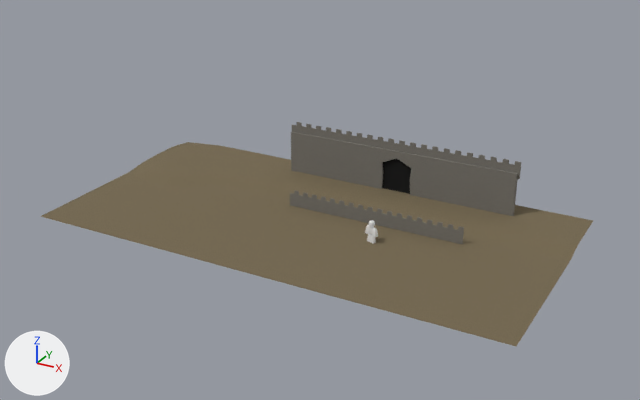
The glTF model static/models/Arena.gltf as it was, and as the next commit left it.
Rendered twice from a camera (50 mm lens) standing at (113.7, -194.6, 108.4) and looking at (2.1, 8.3, 6.9). Every picture has the same lights, and +X, +Y and +Z are marked at lower left. The picture after the commit comes second. Where no turn or scale is listed for an object, it has been applied to the vertices.

Before the edit, the objects in view are built like this:
```python
me_cube = bpy.data.meshes.new('Cube')
me_cube.from_pydata(...)  # 364 vertices, 744 faces; spans x -4.6..50.1, y -0.1..0.1, z -3.4..1.8
me_cube.materials.append(mat_material)  # picture img_stone
me_cube_005 = bpy.data.meshes.new('Cube.005')
me_cube_005.from_pydata(...)  # 424 vertices, 868 faces; spans x -5.3..69.4, y -0.1..0.1, z -3.4..1.8
me_cube_005.materials.append(mat_material_005)  # picture img_stone
me_plane = bpy.data.meshes.new('Plane')
me_plane.from_pydata(...)  # 4225 vertices, 8192 faces; spans x -71.3..71.3, y -35.9..35.9, z 0.0..1.4
me_plane.materials.append(mat_material_003)  # picture img_grass
ob_cube = bpy.data.objects.new('Cube', me_cube)
ob_cube.location = (-7.0, 14.4, 3.5)
ob_cube_002 = bpy.data.objects.new('Cube.002', me_cube_005)
ob_cube_002.location = (-18.4, 36.6, 16.2)
ob_plane = bpy.data.objects.new('Plane', me_plane)
ob_plane.location = (0.0, 8.3, 0.0)
# also in view: 'Plane.001' at (12.9, 36.7, 7.2); 'Cube.001' at (13.3, 36.5, 7.5)
```
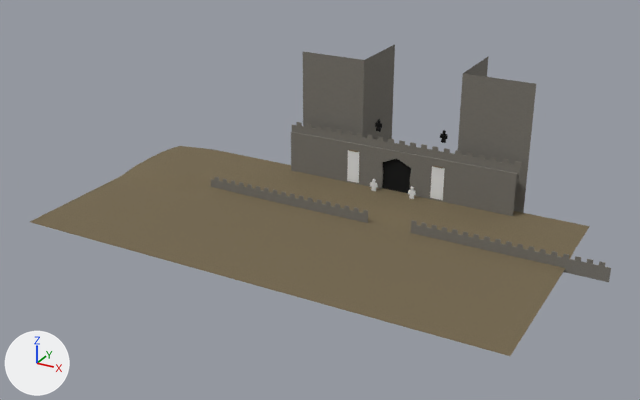
Location of each change, [x1, y1, x2, y2] in pixels of the pictures (640 x 400 px):
'Plane', moved: before [40, 142, 593, 346]; after [30, 146, 590, 356]
'Cube.004', added: after [303, 45, 395, 142]
'Cube.005', added: after [458, 57, 536, 213]
'Cube.006', added: after [411, 220, 611, 282]
'Banner_2.002', added: after [430, 166, 445, 200]
'Banner_2.001', added: after [347, 150, 359, 183]
'left_leg.002', added: after [440, 130, 448, 143]
'left_leg.003', added: after [375, 119, 382, 132]

Diff of the bpy script that builds the scene:
```diff
--- a/static/models/Arena.gltf.py
+++ b/static/models/Arena.gltf.py
@@ mat_material_032 @@
+mat_material_032 = principled_material('Material.032')
+mat_material_032.base_color = (0.8, 0.8, 0.8)  # white #e7e7e7
+mat_material_032.roughness = 1.0
@@ mat_material_031 @@
+mat_material_031 = principled_material('Material.031')
+mat_material_031.base_color = (0.8, 0.8, 0.8)  # white #e7e7e7
+mat_material_031.roughness = 1.0
@@ mat_material_030 @@
+mat_material_030 = principled_material('Material.030')
+mat_material_030.base_color = (0.0, 0.0, 0.0)  # black #000000
+mat_material_030.roughness = 1.0
@@ mat_material_029 @@
+mat_material_029 = principled_material('Material.029')
+mat_material_029.base_color = (0.0, 0.0, 0.0)  # black #000000
+mat_material_029.roughness = 1.0
@@ mat_material_015 @@
+mat_material_015 = principled_material('Material.015')
+mat_material_015.texture = img_stone
+mat_material_015.roughness = 1.0
@@ mat_material_014 @@
+mat_material_014 = principled_material('Material.014')
+mat_material_014.texture = img_stone
+mat_material_014.roughness = 1.0
@@ me_plane_006 @@
+me_plane_006.from_pydata([(-2.0, 0.0, 5.13), (2.0, 0.0, 5.13), (-2.0, 0.0, -5.13), (2.0, 0.0, -5.13)], [], [(0, 1, 3), (0, 3, 2)])
+me_plane_006.materials.append(mat_material_032)  # its picture is missing
@@ me_plane_005 @@
+me_plane_005.from_pydata([(-2.0, 0.0, 5.13), (2.0, 0.0, 5.13), (-2.0, 0.0, -5.13), (2.0, 0.0, -5.13)], [], [(0, 1, 3), (0, 3, 2)])
+me_plane_005.materials.append(mat_material_031)  # its picture is missing
@@ me_left_leg_004 @@
+me_left_leg_004.from_pydata(...)  # 94 vertices, 164 faces; spans x -1.16..1.17, y -0.5..0.46, z -2.11..1.67
+me_left_leg_004.materials.append(mat_material_030)  # black #000000
@@ me_left_leg_003 @@
+me_left_leg_003.from_pydata(...)  # 94 vertices, 164 faces; spans x -1.16..1.17, y -0.5..0.46, z -2.11..1.67
+me_left_leg_003.materials.append(mat_material_029)  # black #000000
@@ me_cube_013 @@
+me_cube_013.from_pydata(...)  # 364 vertices, 666 faces; spans x -50.1..4.6, y -0.1..0.1, z -3.4..1.8
+me_cube_013.materials.append(mat_material_015)  # picture img_stone
@@ me_cube_012 @@
+me_cube_012.from_pydata(...)  # 6 vertices, 4 faces; spans x -10.7..10.7, y -11.1..11.1, z -4.7..39.2
+me_cube_012.materials.append(mat_material_014)  # picture img_stone
@@ me_cube_011 @@
+me_cube_011.from_pydata(...)  # 6 vertices, 4 faces; spans x -10.7..10.7, y -11.1..11.1, z -4.7..39.2
+me_cube_011.materials.append(mat_material)  # picture img_stone
@@ ob_plane @@
 ob_plane = bpy.data.objects.new('Plane', me_plane)
-ob_plane.location = (0.0, 8.3, 0.0)
+ob_plane.location = (0.0, 3.9, 0.0)
@@ ob_banner_2_002 @@
+ob_banner_2_002 = bpy.data.objects.new('Banner_2.002', me_plane_006)
+ob_banner_2_002.location = (26.7, 35.8, 7.0)
@@ ob_banner_2_001 @@
+ob_banner_2_001 = bpy.data.objects.new('Banner_2.001', me_plane_005)
+ob_banner_2_001.location = (-1.3, 35.8, 7.0)
@@ ob_left_leg_003 @@
+ob_left_leg_003 = bpy.data.objects.new('left_leg.003', me_left_leg_004)
+ob_left_leg_003.location = (3.6, 43.2, 19.4)
@@ ob_left_leg_002 @@
+ob_left_leg_002 = bpy.data.objects.new('left_leg.002', me_left_leg_003)
+ob_left_leg_002.location = (25.1, 43.2, 19.4)
@@ ob_cube_006 @@
+ob_cube_006 = bpy.data.objects.new('Cube.006', me_cube_013)
+ob_cube_006.location = (77.9, 14.4, 2.2)
@@ ob_cube_004 @@
+ob_cube_004 = bpy.data.objects.new('Cube.004', me_cube_012)
+ob_cube_004.location = (-11.4, 52.2, 0.5)
@@ ob_cube_005 @@
+ob_cube_005 = bpy.data.objects.new('Cube.005', me_cube_011)
+ob_cube_005.location = (41.2, 52.2, 0.5)
```
